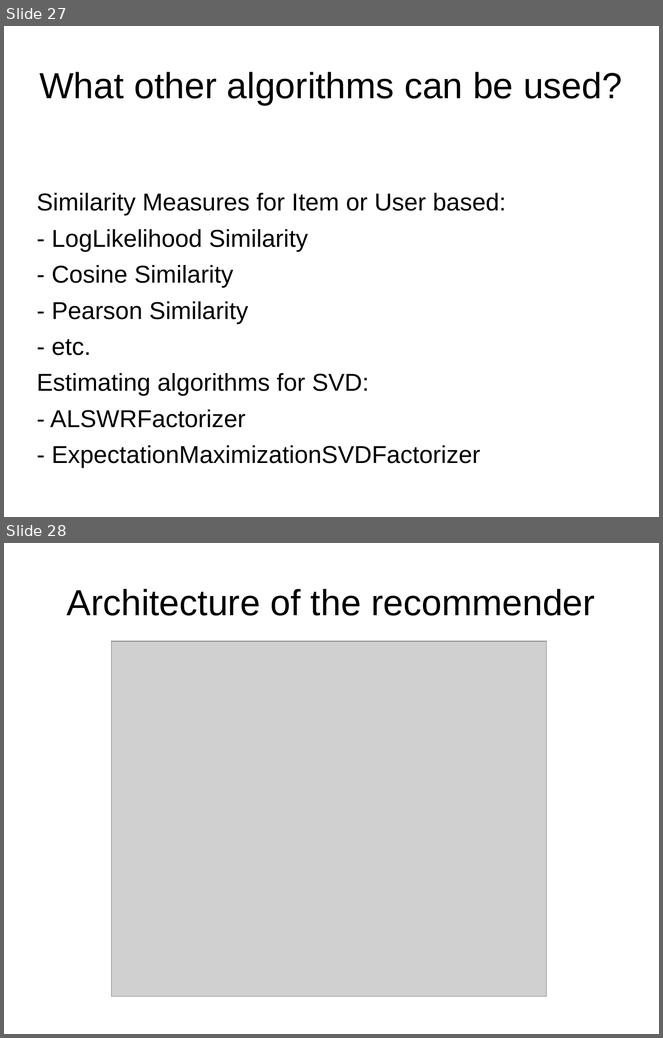
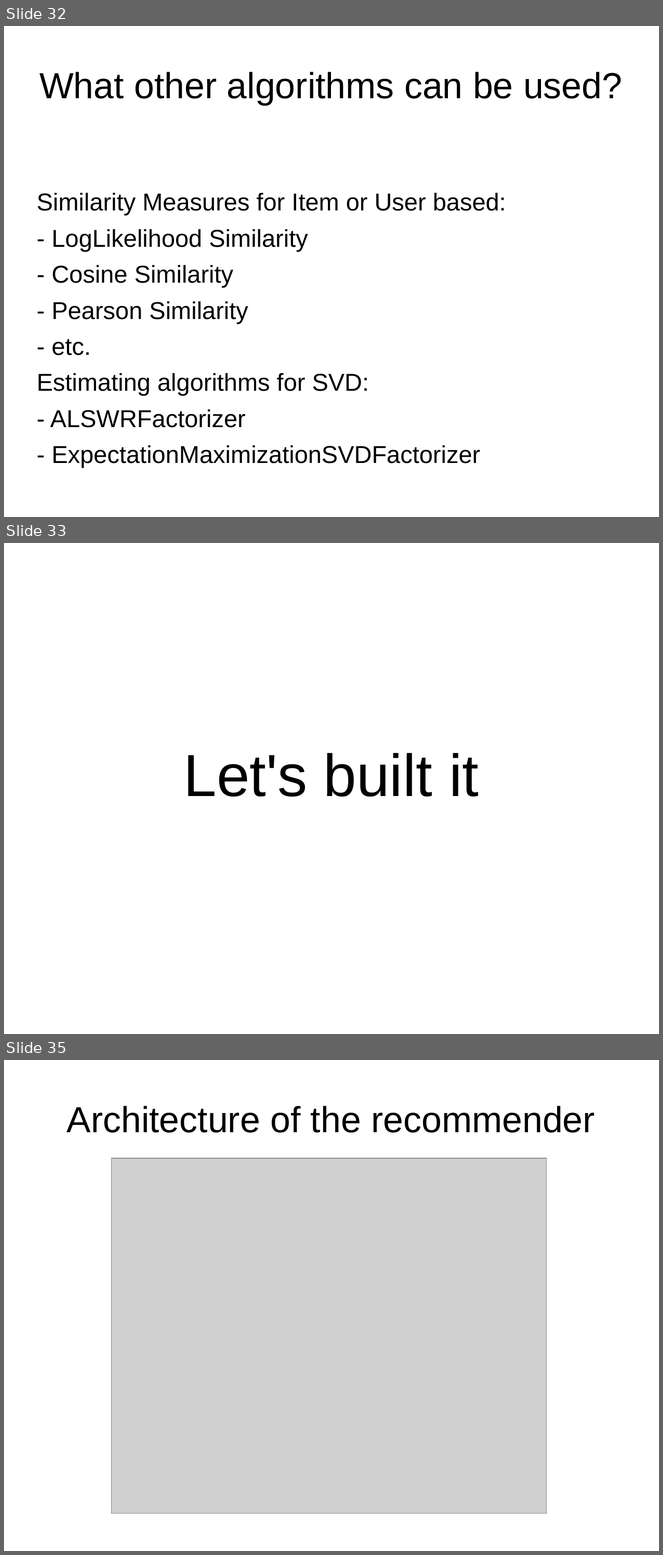
Before and after one commit to ManuelB/facebook-recommender-demo, a slide deck: docs/Talk-BedCon-Berlin-2012.odp. Shown one above the other, each under a label of ours: slides 27 and 28 before the commit, slides 32, 33 and 35 after it; the slides between them are not shown. The pictures are 663x1038 and 663x1555 pixels, drawn with LibreOffice and Linux fonts; fonts in the diff are those of the drawing; grey boxes stand for pictures; background and template pictures are left out. Boxes give left, top, right and bottom in pixels: in the first picture for what was removed or moved away, otherwise in the second. Text is boxed around its words. In the diff, an @@ line names an element or a change of style, - is before the commit and + after.

```diff
--- a/docs/Talk-BedCon-Berlin-2012.odp
+++ b/docs/Talk-BedCon-Berlin-2012.odp
@@ slide 33 added at (4,543,659,1034), background picture (left out) @@
@@ title added at (184,753,479,797), 72 pt, text #000000 @@
+Let's built it
@@ what was slide 27 is now slide 32 @@
@@ what was slide 28 is now slide 35 @@
```
Also in this commit, not shown: 9 slides changed, 10 other slides added, 2 slides removed, 7 other files.
